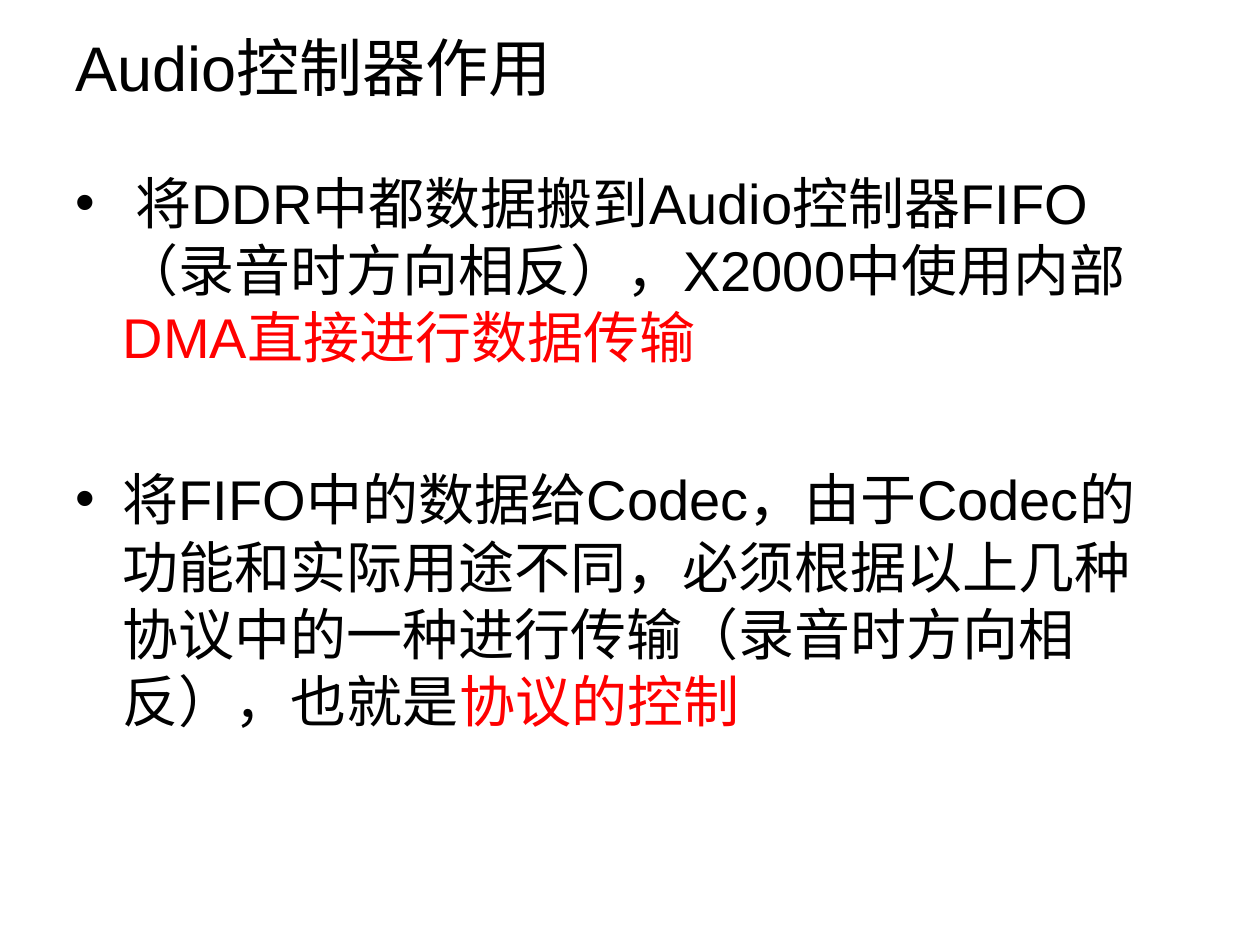
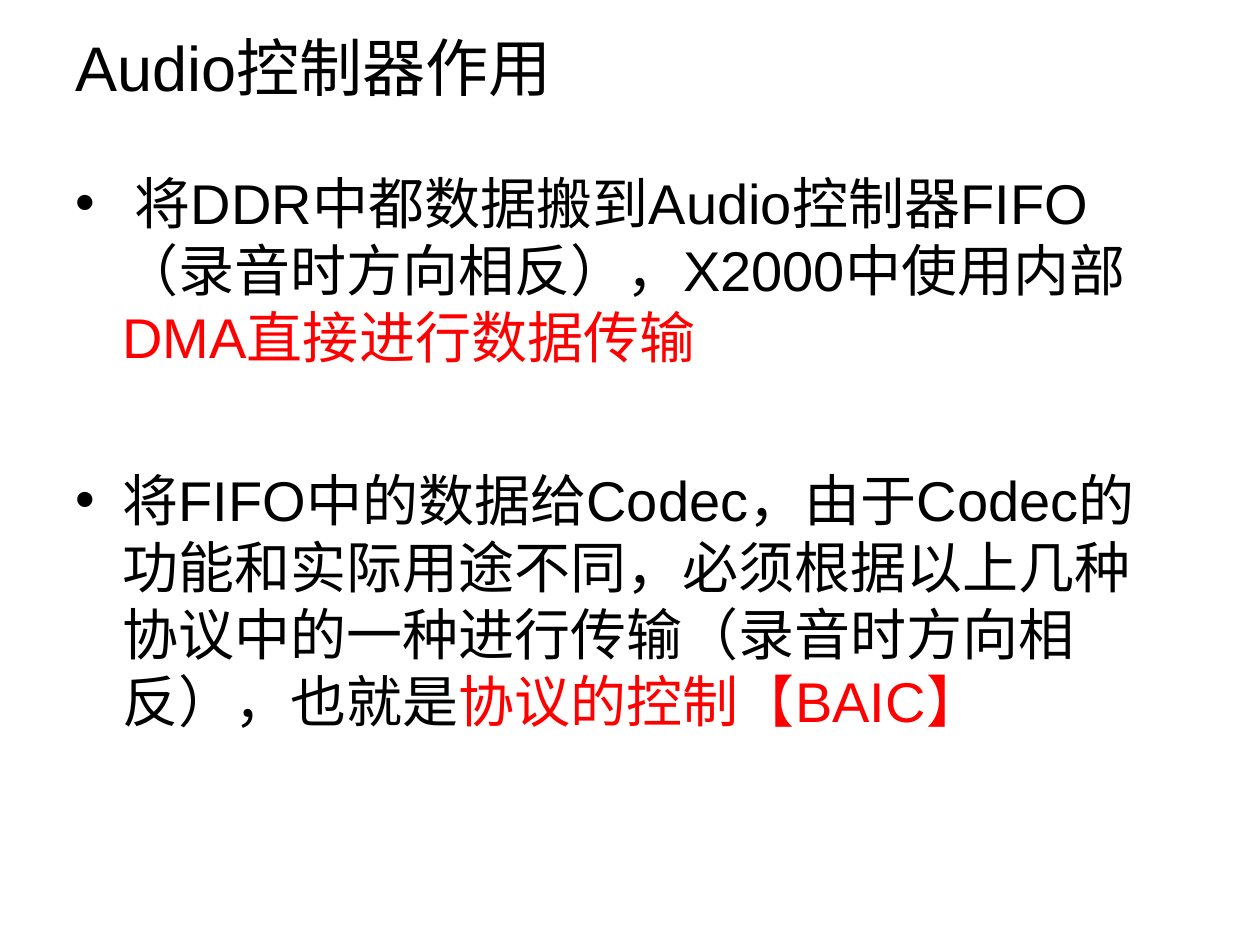
Before and after one commit to Winddoing/embedded_linux_notes, a slide deck: slide 19 of device_driver/alsa/doc/audio的硬件逻辑关系 .ppt (slide 17 before the commit). Drawn at 1260x945 pixels with LibreOffice and Linux fonts; fonts in the diff are those of the drawing; background and template pictures are left out. Boxes give left, top, right and bottom in pixels: in the first picture for what was removed or moved away, otherwise in the second. Text is boxed around its words. In the diff, an @@ line names an element or a change of style, - is before the commit and + after.

```diff
--- a/device_driver/alsa/doc/audio的硬件逻辑关系 .ppt
+++ b/device_driver/alsa/doc/audio的硬件逻辑关系 .ppt
@@ text at [122,474,1134,728]: text changed @@
-• 将FIFO中的数据给Codec，由于Codec的功能和实际用途不同，必须根据以上几种协议中的一种进行传输（录音时方向相反），也就是协议的控制
+• 将FIFO中的数据给Codec，由于Codec的功能和实际用途不同，必须根据以上几种协议中的一种进行传输（录音时方向相反），也就是协议的控制【BAIC】
```
Also in this commit, not shown: 10 other slides changed, 5 slides added, 4 slides removed, 3 other files.
